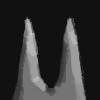
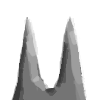
Layered file, before and after one edit (100x100). Changes by layer:
hid "Слой 1" over [0, 0, 100, 100]
hid "Слой 0" over [0, 0, 100, 100]
